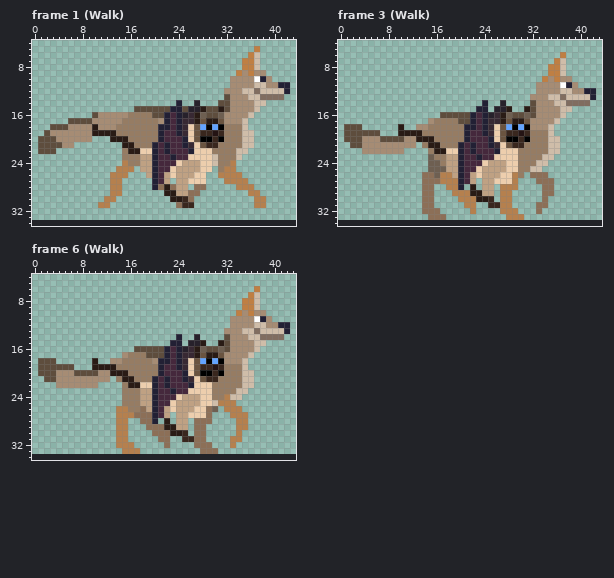
Two states of a pixel-art file, assets/images/scratch/coyote.aseprite. Above is the file before it was changed.
45x32 pixels, 6 frames. Colours within 5 levels of each other are drawn and written as one. Shown: frame 1 (Walk): x 0..43, y 4..34; frame 3 (Walk): x 0..43, y 4..34; frame 6 (Walk): x 0..43, y 4..34. The old version is drawn lined up with the new one, on the new canvas. The commit also changed other frames, which this record leaves out.
After:
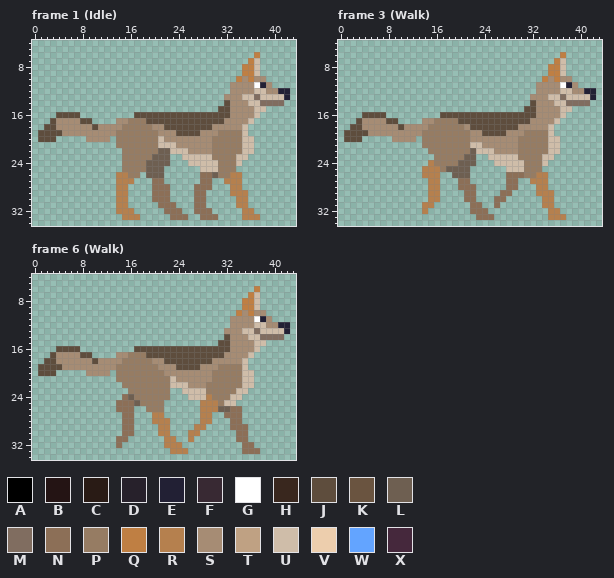
Palette (. is transparent): A #000000  B #241414  C #291b15  D #27212b  E #222034  F #382933  G #ffffff  H #39271e  J #5e4d3d  K #6a5440  L #6e5f51  M #806d60  N #8c6f57  P #967c63  Q #bf7f43  R #b5804e  S #a68c74  T #bfa183  U #cfbda9  V #edcead  W #63a4ff  X #45283c
Diff:
canvas 45x32 -> 49x39, the old top-left corner now at 0,2
--- frame 1 (Idle)
@@ x 0..43 @@
  4 ............................................
- 5 .....................................Q......
- 6 ....................................QU......
- 7 ...................................QQU......
+ 5 ............................................
+ 6 .....................................Q......
+ 7 ....................................QU......
  8 ...................................QQU......
- 9 ..................................QSQSS.....
-10 .................................SSSSGES....
-11 .................................SSSSUUSSEE.
-12 ................................SSSUUMUUUUE.
-13 ................................JSSSUUMMMM..
-14 ........................E..D...JJSSSSUU.....
-15 .................JJJJJJEEJDDCJJCJSSSSU......
-16 ..........JSSSSSPPPPJJEXEDFCLJJLSSSSU.......
-17 ......JJJJSSSSSPPPPPPSEXEFFCKCCKSSSU........
-18 ...JJJSSSSCSSSPPPPPPPEEXEFVKWAWAPPPU........
-19 ..JSSSSSSSCCCCPPPPPPPEXXEFVKHHBHPPPUU.......
-20 .JJJSSSSSS...CCCPPPPPEXXXEVKAAHAPPPUU.......
-21 .JJJJSS........CCPPPEXEXXEFVKHHPPPPUU.......
-22 .JJJ...........PCCVVEXEXXXEVVVPPPPUU........
-23 ...............PPPTTEXXEXXVVVVUPPPU.........
-24 ...............RPPTTEXXXVTTTVVUPPR..........
-25 ..............RRR.TTEXXVTTTTVV.PRR..........
-26 .............RRR...TEXTVTTTVV..RRRR.........
-27 .............RR.....EXT.TTVVV...RRRR........
-28 .............RR.....ENCNTT.NN.....RRR.......
-29 .............RR.......CCTTNN........RR......
-30 ............RR.........CCHN..........RR.....
-31 ...........RR...........NHH..........RR.....
-32 ............................................
-33 ............................................
+ 9 ...................................QQU......
+10 ..................................QSQSS.....
+11 .................................SSSSGES....
+12 .................................SSSSUUSSEE.
+13 ................................SSSUUMUUUUE.
+14 ................................JSSSUUMMMM..
+15 ...............................JJSSSSUU.....
+16 ....JJJJ.........JJJJJJJJJJJJJJJJSSSSU......
+17 ...JSSSSJJ....SSPPPJJJJJJJJJJJJJSSSSU.......
+18 ..JJSSSSSSJSSSSPPPPPSSJJJJJJJJSSSSSU........
+19 .JJJJSSSSSSSSSPPPPPPPSSSJJJJSSSPPPPU........
+20 .JJJ.....SSSS.PPPPPPPUSSSSSSSSPPPPPUU.......
+21 ..............PPPPPPPUUUSSSSSSPPPPPUU.......
+22 ...............PPPPPPLLUUUSSSSPPPPPUU.......
+23 ...............PPPPPLLL..UUUUUPPPPUU........
+24 ...............PPPPLLLL...UUUUUPPPU.........
+25 ...............PPPPLLL......UUUPPP..........
+26 ..............RRPP.LLL......NNLPPRR.........
+27 ..............RRR...NN......NN..RRR.........
+28 ..............RR....NNN....NNN...RR.........
+29 ..............RR....NNN....NN....RRR........
+30 ..............RR....NNN....NN.....RR........
+31 ..............RR.....NNN...NN.....RR........
+32 ..............RRR.....NNN..NNN.....RR.......
+33 ...............RRR.....NNN..NNN....RRR......
 34 ............................................
--- frame 3 (Walk)
@@ x 0..43 @@
 13 ................................SSSUUMUUUUE.
-14 ........................E..D....JSSSUUMMMM..
-15 .......................EE.DDC..CJSSSSUU.....
-16 .................JJJJJEXEDFCLJJLJSSSSU......
-17 ...............SPPPPJJEXEFFCKCCKSSSSU.......
-18 .JJJ......C..SSPPPPPPEEXEFVKWAWASSSU........
-19 .JJJJJJ...CCCCPPPPPPPEXXEFVKHHBHPPPU........
-20 .JJJSSSJJJJSSCCCPPPPPEXXXEVKAAHAPPPUU.......
-21 ..JJSSSSSSSSS.PCCPPPEXEXXEFVKHHPPPPUU.......
-22 ....SSSSSSS....PCCVVEXEXXXEVVVPPPPPUU.......
-23 ...............LPPTTEXXEXXVVVVPPPPUU........
-24 ...............LLPTTEXXXVTTTVVPPPUU.........
-25 ...............LLLTTEXXVTTTTVVPPUU..........
-26 ..............NNLRRTEXTVTTTVVRP.NNN.........
-27 ..............NNNRRREXT.TTVVVR...NNN........
-28 ..............NN..RRE.C.TT.RRR....NN........
-29 ..............NN...RRRCCTT.RR.....NN........
-30 ..............NN....RRRCCH.RR.....N.........
-31 ..............NN.....RR..HHRR....NN.........
-32 ..............NNN.....R....RRR...N..........
-33 ...............NNN..........RRR.............
+14 ................................JSSSUUMMMM..
+15 ...............................JJSSSSUU.....
+16 ....JJJJ.........JJJJJJJJJJJJJJJJSSSSU......
+17 ...JSSSSJJ....SSPPPPJJJJJJJJJJJJSSSSU.......
+18 ..JJSSSSSSJSSSSPPPPPPSJJJJJJJJSSSSSU........
+19 .JJJJSSSSSSSSSPPPPPPPPSSJJJJSSSPPPPU........
+20 .JJJ.....SSSS.PPPPPPPPSSSSSSSSPPPPPUU.......
+21 ..............PPPPPPPPUUSSSSSSPPPPPUU.......
+22 ...............PPPPPPPLUUUSSSSPPPPPUU.......
+23 ................PPPPPLL..UUUUUPPPPUU........
+24 ...............RPPPPLLL...UUUUUPPPU.........
+25 ..............RRRPLLLL......UUUPPP..........
+26 ..............RRR..LLL......NNNPPRR.........
+27 ...............RR...NN......NN..RRR.........
+28 ...............RR...NNN.....NN...RR.........
+29 ...............RR....NN....NN....RRR........
+30 ...............RR....NN...NN......RR........
+31 ..............RR......NN..N.......RR........
+32 ..............R.......NNN..........RR.......
+33 .......................NNN.........RRR......
 34 ............................................
--- frame 6 (Walk)
@@ x 0..43 @@
 13 ................................SSSUUMUUUUE.
-14 ........................E..D....JSSSUUMMMM..
-15 .......................EE.DDC..CJSSSSUU.....
-16 .................JJJJJEXEDFCLJJLJSSSSU......
-17 ...............SPPPJJJEXEFFCKCCKSSSSU.......
-18 .JJJ......C..SSPPPPPSEEXEFVKWAWASSSU........
-19 .JJJJJJ...CCCCPPPPPPPEXXEFVKHHBHPPPU........
-20 .JJJSSSJJJJSSCCCPPPPPEXXXEVKAAHAPPPUU.......
-21 ..JJSSSSSSSSS.PCCPPPEXEXXEFVKHHPPPPUU.......
-22 ....SSSSSSS....PCCVVEXEXXXEVVVPPPPPUU.......
-23 ...............PPPTTEXXEXXVVVVPPPPUU........
-24 ...............PPPTTEXXXVTTTVVPPRUU.........
-25 ...............PPPTTEXXVTTTTVVURRR..........
-26 ..............RRPPNTEXTVTTTVVNL.RRR.........
-27 ..............RRRNNNEXT.TTVVVN...RRR........
-28 ..............RR..NNE.C.TT.NNN....RR........
-29 ..............RR...NNNCCTT.NN.....RR........
-30 ..............RR....NNNCCH.NN.....R.........
-31 ..............RR.....NN..HHNN....RR.........
-32 ..............RRR.....N....NNN...R..........
-33 ...............RRR..........NNN.............
+14 ................................JSSSUUMMMM..
+15 ...............................JJSSSSUU.....
+16 ....JJJJ.........JJJJJJJJJJJJJJJJSSSSU......
+17 ...JSSSSJJ....SSPPPJJJJJJJJJJJJJSSSSU.......
+18 ..JJSSSSSSJSSSSPPPPPSSJJJJJJJJSSSSSU........
+19 .JJJJSSSSSSSSSPPPPPPPSSSJJJJSSSPPPPU........
+20 .JJJ.....SSSS.PPPPPPPPSSSSSSSSPPPPPUU.......
+21 ..............PPPPPPPPPUSSSSSSPPPPPUU.......
+22 ...............PPPPPPPPUUUSSSPPPPPPUU.......
+23 ................PPPPPPP..UUUUPPPPPUU........
+24 ...............NLPPPPPP...UUURPPPUU.........
+25 ..............NNNLPPPP......RRRPUU..........
+26 ..............NNN..PPP......RRRLLNN.........
+27 ...............NN...RR......RR..NNN.........
+28 ...............NN...RRR.....RR...NN.........
+29 ...............NN....RR....RR....NNN........
+30 ...............NN....RR...RR......NN........
+31 ..............NN......RR..R.......NN........
+32 ..............N.......RRR..........NN.......
+33 .......................RRR.........NNN......
 34 ............................................
Boxes around the changes in both pictures, in picture pixels (x1, y1, x2, y2):
changed: (38, 46, 290, 220)
changed: (344, 100, 566, 220)
changed: (38, 334, 260, 454)
